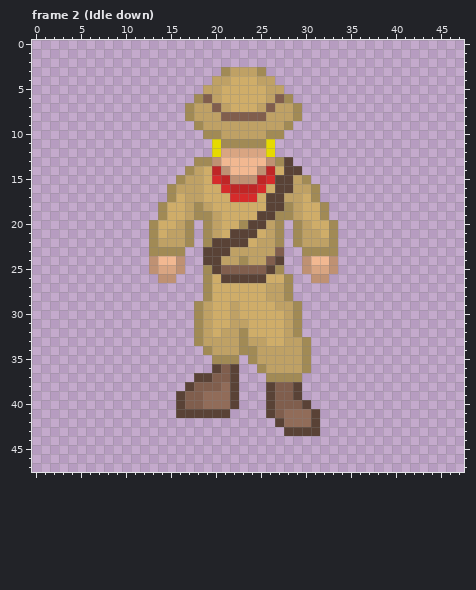
A pixel-art file gets an edit: .gdignore/Aseprite/Explorer chop animation.aseprite. That is the earlier state.
48x48 pixels, 46 frames. Shown: frame 2 (Idle down). The commit also changed other frames, which this record leaves out.
The result:
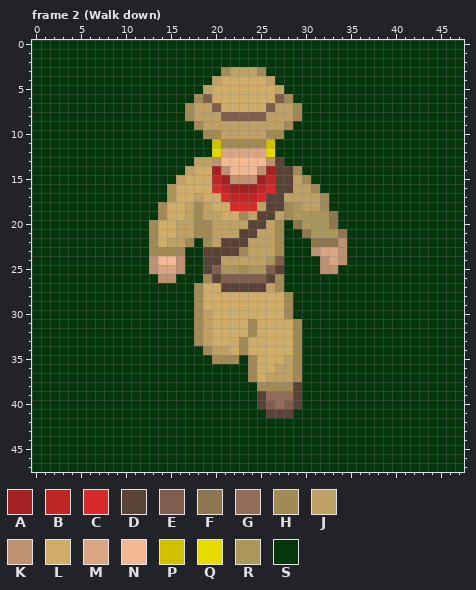
Palette (. is transparent): A #a32121  B #bf2626  C #d62b2b  D #594236  E #805e4d  F #8c754f  G #916c59  H #a18a55  J #bfa165  K #bf9173  L #cfad69  M #d9a582  N #f2b891  P #cfc100  Q #e6da00  R #ab975b  S #06370c
Commit message: Chop animation - right facing completed
The edit:
layer "bg" now shown
Changed rows in their new state; - is an unchanged pixel.
Frame 2 (Walk down), layers "Ed", "bg":
first column x 0:
 0 SSSSSSSSSSSSSSSSSSSSSSSSSSSSSSSSSSSSSSSSSSSSSSSS
 1 SSSSSSSSSSSSSSSSSSSSSSSSSSSSSSSSSSSSSSSSSSSSSSSS
 2 SSSSSSSSSSSSSSSSSSSSSSSSSSSSSSSSSSSSSSSSSSSSSSSS
 3 SSSSSSSSSSSSSSSSSSSSS-----SSSSSSSSSSSSSSSSSSSSSS
 4 SSSSSSSSSSSSSSSSSSSS-L---L-SSSSSSSSSSSSSSSSSSSSS
 5 SSSSSSSSSSSSSSSSSSS-L-----L-SSSSSSSSSSSSSSSSSSSS
 6 SSSSSSSSSSSSSSSSSS--L-----L--SSSSSSSSSSSSSSSSSSS
 7 SSSSSSSSSSSSSSSSS----L---L----SSSSSSSSSSSSSSSSSS
 8 SSSSSSSSSSSSSSSSS-------------SSSSSSSSSSSSSSSSSS
 9 SSSSSSSSSSSSSSSSSS-----------SSSSSSSSSSSSSSSSSSS
10 SSSSSSSSSSSSSSSSSSS---------SSSSSSSSSSSSSSSSSSSS
11 SSSSSSSSSSSSSSSSSSSSP-----PSSSSSSSSSSSSSSSSSSSSS
12 SSSSSSSSSSSSSSSSSSSS-------SSSSSSSSSSSSSSSSSSSSS
13 SSSSSSSSSSSSSSSSSSJJ-------DSSSSSSSSSSSSSSSSSSSS
14 SSSSSSSSSSSSSSSSSJL-A-----AD-HSSSSSSSSSSSSSSSSSS
15 SSSSSSSSSSSSSSSSJLL-BA---AB----SSSSSSSSSSSSSSSSS
16 SSSSSSSSSSSSSSSRLLL-CBAAABC-----SSSSSSSSSSSSSSSS
17 SSSSSSSSSSSSSSSR-L---CBBBC----JJHSSSSSSSSSSSSSSS
18 SSSSSSSSSSSSSS--------CCCJ---RJJ-SSSSSSSSSSSSSSS
19 SSSSSSSSSSSSSS-----J---HJ--J-RRRRFSSSSSSSSSSSSSS
20 SSSSSSSSSSSSS----JH--JJJ----SFRRRFSSSSSSSSSSSSSS
21 SSSSSSSSSSSSS--L-JH--JJ--J--SSFRRRFSSSSSSSSSSSSS
22 SSSSSSSSSSSSS-L---S-J---J---SSSFFFKSSSSSSSSSSSSS
23 SSSSSSSSSSSSS----SS---DH---HSSSKMMKSSSSSSSSSSSSS
24 SSSSSSSSSSSSS----SS----J--RESSSSKMKSSSSSSSSSSSSS
25 SSSSSSSSSSSSS----SSDERRHRREDSSSSK-SSSSSSSSSSSSSS
26 SSSSSSSSSSSSSS--SSS-DEEEEEDHSSSSSSSSSSSSSSSSSSSS
27 SSSSSSSSSSSSSSSSSSHL-DDDDD-HSSSSSSSSSSSSSSSSSSSS
28 SSSSSSSSSSSSSSSSSSHL------LL-SSSSSSSSSSSSSSSSSSS
29 SSSSSSSSSSSSSSSSSS-L--L----LHSSSSSSSSSSSSSSSSSSS
30 SSSSSSSSSSSSSSSSSS----L-----HSSSSSSSSSSSSSSSSSSS
31 SSSSSSSSSSSSSSSSSS----LLH---L-SSSSSSSSSSSSSSSSSS
32 SSSSSSSSSSSSSSSSSS---LLLH---L-SSSSSSSSSSSSSSSSSS
33 SSSSSSSSSSSSSSSSSS--LLL-LL--LHSSSSSSSSSSSSSSSSSS
34 SSSSSSSSSSSSSSSSSSS---L-LLLLLHSSSSSSSSSSSSSSSSSS
35 SSSSSSSSSSSSSSSSSSSS---S-LLL-HSSSSSSSSSSSSSSSSSS
36 SSSSSSSSSSSSSSSSSSSSSSSSHLL--HSSSSSSSSSSSSSSSSSS
37 SSSSSSSSSSSSSSSSSSSSSSSSHLJJJ-SSSSSSSSSSSSSSSSSS
38 SSSSSSSSSSSSSSSSSSSSSSSSSHHHH-SSSSSSSSSSSSSSSSSS
39 SSSSSSSSSSSSSSSSSSSSSSSSSDGGG-SSSSSSSSSSSSSSSSSS
40 SSSSSSSSSSSSSSSSSSSSSSSSSDEG-DSSSSSSSSSSSSSSSSSS
41 SSSSSSSSSSSSSSSSSSSSSSSSSS-DDSSSSSSSSSSSSSSSSSSS
42 SSSSSSSSSSSSSSSSSSSSSSSSSSSSSSSSSSSSSSSSSSSSSSSS
43 SSSSSSSSSSSSSSSSSSSSSSSSSSSSSSSSSSSSSSSSSSSSSSSS
44 SSSSSSSSSSSSSSSSSSSSSSSSSSSSSSSSSSSSSSSSSSSSSSSS
45 SSSSSSSSSSSSSSSSSSSSSSSSSSSSSSSSSSSSSSSSSSSSSSSS
46 SSSSSSSSSSSSSSSSSSSSSSSSSSSSSSSSSSSSSSSSSSSSSSSS
47 SSSSSSSSSSSSSSSSSSSSSSSSSSSSSSSSSSSSSSSSSSSSSSSS
Boxes around the changes in both pictures, in picture pixels (x1, y1, x2, y2):
changed: (32, 40, 464, 472)
